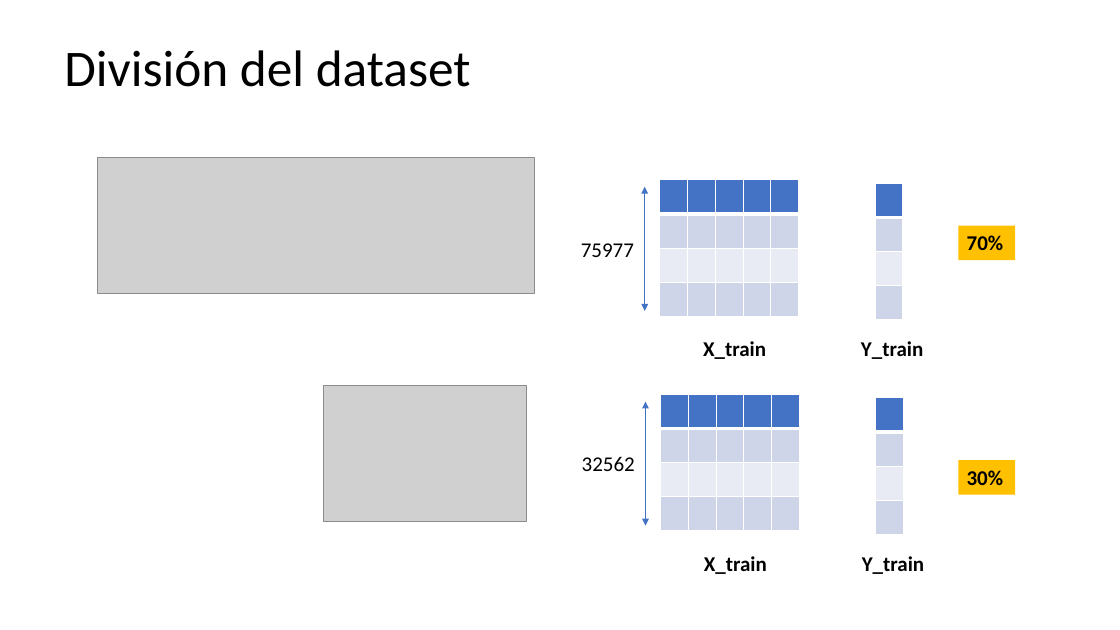
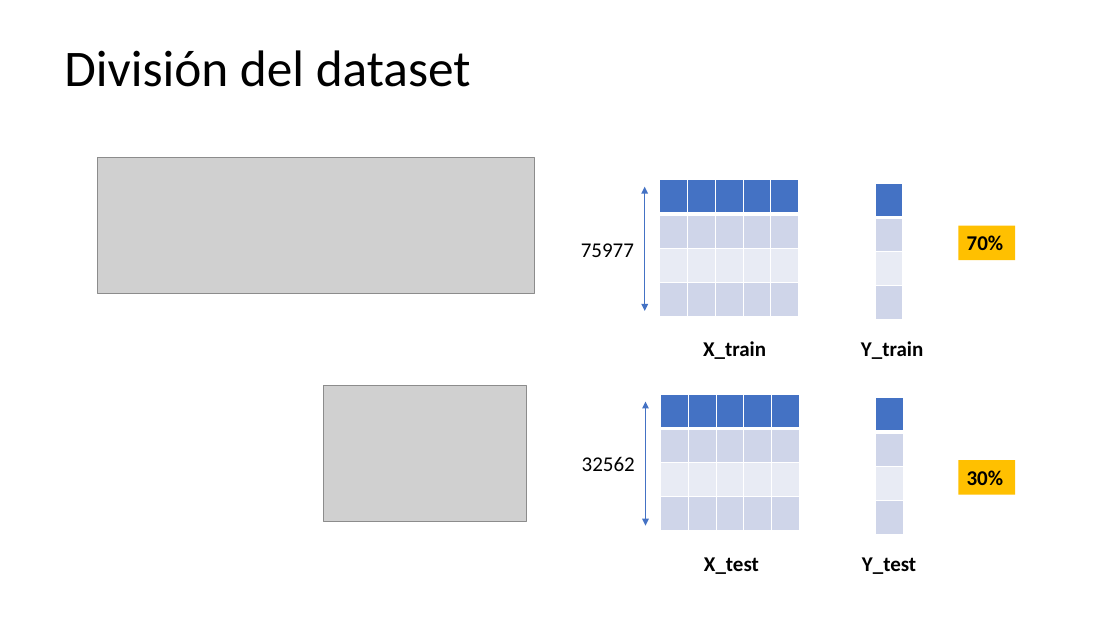
Before and after one commit to karinSalazar/Grupo_5, a slide deck: slide 16 of PROYECTO1_v2.pptx (slide 15 before the commit). Drawn at 1120x630 pixels with LibreOffice and Linux fonts; fonts in the diff are those of the drawing; grey boxes stand for pictures. Boxes give left, top, right and bottom in pixels: in the first picture for what was removed or moved away, otherwise in the second. Text is boxed around its words. In the diff, an @@ line names an element or a change of style, - is before the commit and + after.

```diff
--- a/PROYECTO1_v2.pptx
+++ b/PROYECTO1_v2.pptx
@@ text at <box>704,557,759,574</box>: text changed @@
-X_train
+X_test
@@ text at <box>862,557,916,574</box>: text changed @@
-Y_train
+Y_test
```
Also in this commit, not shown: 2 other slides changed, 1 slide added, 1 other file.
